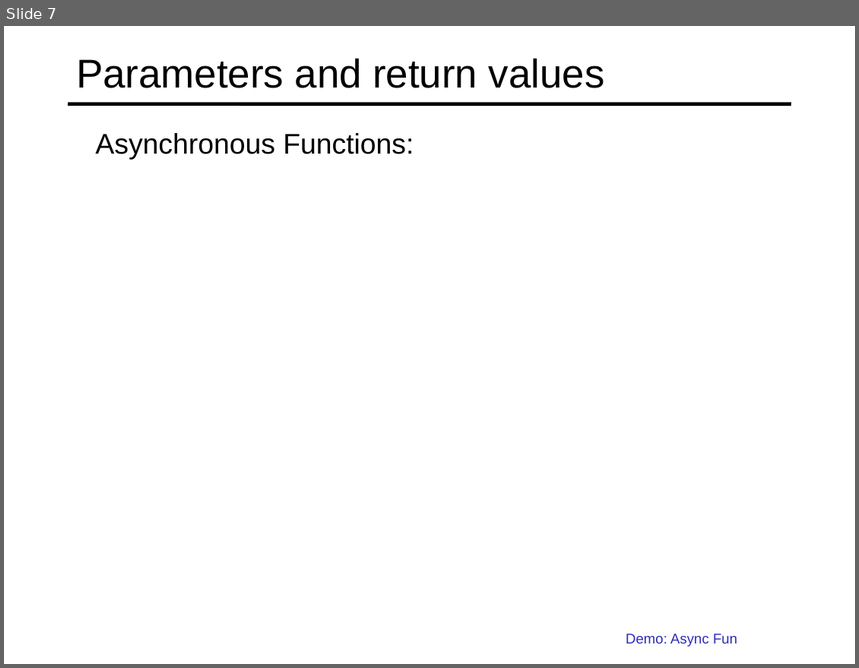
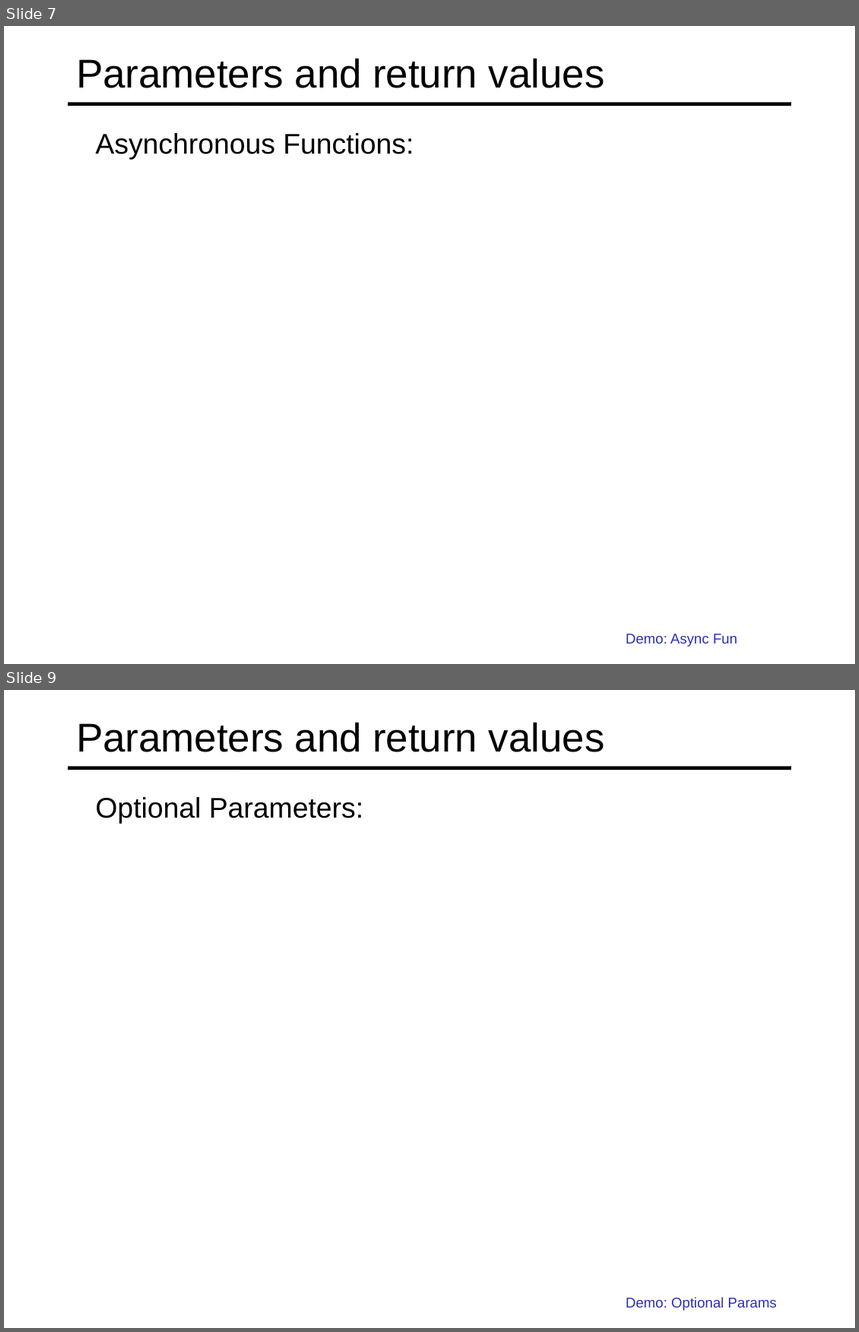
Before and after one commit to specter01wj/Jago_Link_Training, a slide deck: Angular/Angular12/TypeScript Fundamentals/3-Creating-And-Using-Functions/L3_Classes and Interfaces.ppt. Shown one above the other, each under a label of ours: slide 7 before the commit, slides 7 and 9 after it; the slides between them are not shown. The pictures are 859x668 and 859x1332 pixels, drawn with LibreOffice and Linux fonts; fonts in the diff are those of the drawing. Boxes give left, top, right and bottom in pixels: in the first picture for what was removed or moved away, otherwise in the second. Text is boxed around its words. In the diff, an @@ line names an element or a change of style, - is before the commit and + after.

```diff
--- a/Angular/Angular12/TypeScript Fundamentals/3-Creating-And-Using-Functions/L3_Classes and Interfaces.ppt
+++ b/Angular/Angular12/TypeScript Fundamentals/3-Creating-And-Using-Functions/L3_Classes and Interfaces.ppt
@@ slide 9 added at (4,690,855,1328), background #FFFFFF; not listed: 1 template element that a slide beside it also shows @@
@@ title added at (76,722,605,752), 34 pt, text #000000 @@
+Parameters and return values
@@ text added at (95,797,363,824), 24 pt, text #000000 @@
+  Optional Parameters:
@@ text added at (626,1297,777,1311), 12 pt, text #2D2DB9 @@
+  Demo: Optional Params
```
Also in this commit, not shown: 1 slide changed, 4 other slides added, 19 slides removed.
